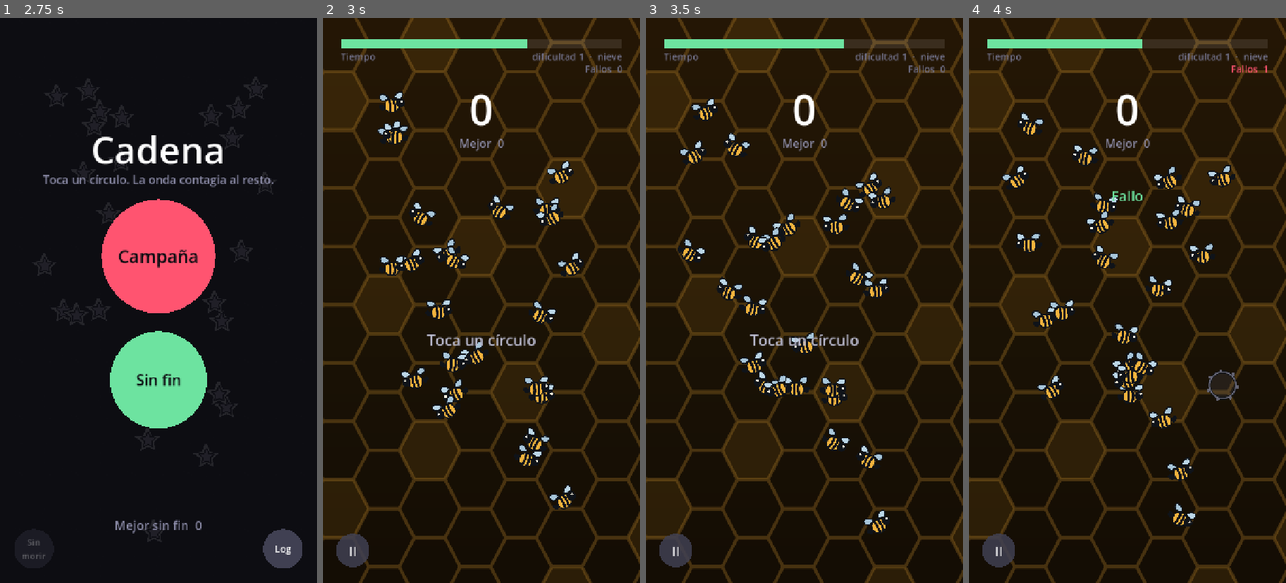
Above: before the commit, frames 1-4 (left to right).
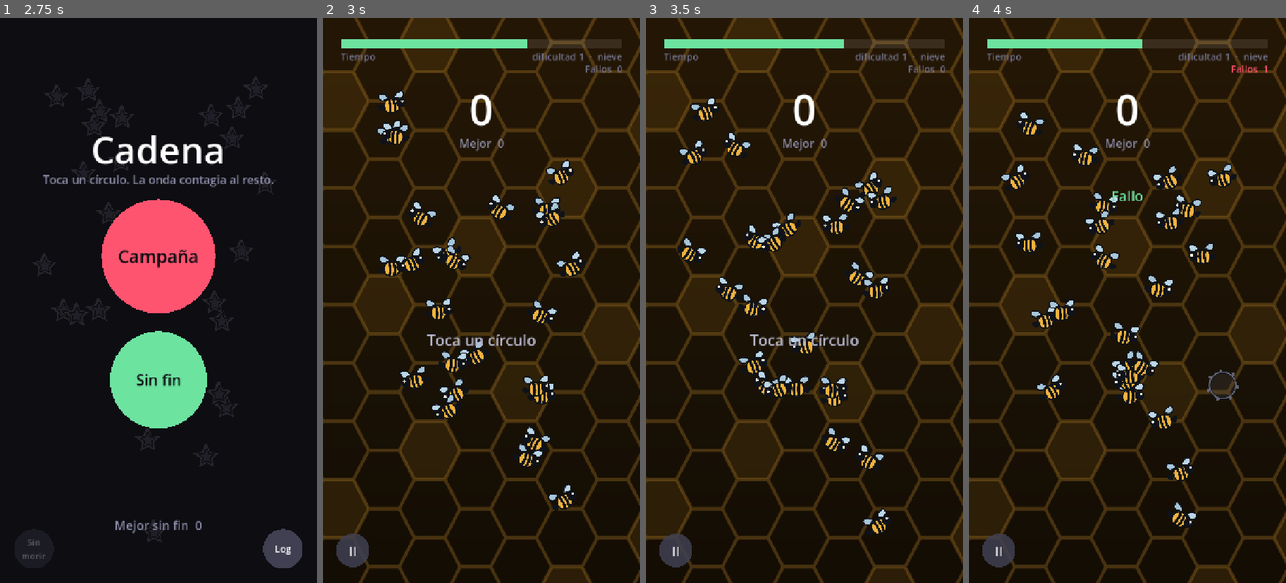
Above: after the commit, the same moments.

Repository: DanyDanny7/yesca
Game: Godot game, scene res://main.tscn
The game is run twice, just before and just after one commit, with the same random seed, the same clock (stepped at 60 frames per second) and the same inputs. Sound files missing from this copy of the repository are replaced by a short silence.
Inputs (mouse positions are in pixels of both pictures, inside the frame that each line leads up to):
- Up to frame 1 (2.75 s): move the mouse to (228, 272) at 0.52 s; click (228, 272) at 0.67 s; move the mouse to (95, 328) at 1.27 s; click (95, 328) at 1.42 s; move the mouse to (190, 176) at 2.02 s; click (190, 176) at 2.17 s
- Up to frame 2 (3 s): move the mouse to (465, 413) at 2.77 s; click (465, 413) at 2.92 s
- Up to frame 3 (3.5 s): no input
- Up to frame 4 (4 s): move the mouse to (1222, 385) at 3.52 s; click (1222, 385) at 3.67 s

Frame 1 is identical in both runs. In frame 2, 0.9% of the frame differs, in the area x 17-82%, y 12-88%; in frame 3, 1.0%, in the area x 10-80%, y 14-92%; in frame 4, 1.0%.

Commit message:
Los targets al tamano natural del diseno, y el modo sin morir deja de guardarse
FUERA LOS MULTIPLICADORES. Los diez biomas que llevaban escala propia -doble
en ocho, triple en circuito y fiesta- vuelven al tamano con el que se
dibujaron. Existieron mientras el dibujo salia a menos de la mitad del radio
de toque y habia que agrandar unos cuantos a mano; con ESCALA_VISUAL ya
ajustada al toque no hacen falta, y el tamano lo decide quien dibuja la forma
y no quien la coloca. El mecanismo se queda por si algun bioma pide una
excepcion.

EL MODO SIN MORIR YA NO SE GUARDA, y esto es lo importante del commit.

Guardarlo duro unas horas y en ese rato se colo solo: una prueba automatica lo
dejo encendido, al ganar un nivel se guardo la partida y con ella el
interruptor, y a partir de ahi TODAS las mediciones corrieron con inmortalidad
sin que nada lo dijera. Los biomas de defensa "aguantaban" cuarenta segundos
por tiempo cuando en realidad no podian morir.

Un ajuste que apaga las reglas del juego no puede sobrevivir a un reinicio: el
coste de volver a encenderlo es un toque, y el de olvidarlo encendido es no
saber que estas midiendo.

Y las tres herramientas de medida lo apagan explicitamente al arrancar. Se
mide siempre con las reglas puestas; el modo es para mirar a mano.

Con el guardado limpio, los numeros vuelven a su sitio: Asedio muere a los
5,0 s por impacto y Lluvia de meteoros a los 4,9 s, no a los 41 por tiempo.

Co-Authored-By: Claude Opus 5 <noreply@anthropic.com>

Diff:
--- a/scripts/dot.gd
+++ b/scripts/dot.gd
@@ -179,8 +179,15 @@
 ##
 ## Sale de la paleta y solo afecta al DIBUJO. `radius` no se toca: gobierna los
 ## contagios y el toque, así que subirlo cambiaría el balance del bioma por un
-## motivo estético. Un bioma con escala 2 se ve el doble de grande y encadena
-## exactamente igual que antes.
+## motivo estético.
+##
+## Ahora mismo NINGÚN bioma lo usa, y es lo correcto: existió mientras el dibujo
+## salía a menos de la mitad del radio de toque y había que agrandar unos cuantos
+## a mano. Con ESCALA_VISUAL ya ajustada al toque, cada forma se ve al tamaño con
+## el que se dibujó, que es lo que decide quien la dibuja y no quien la coloca.
+##
+## El mecanismo se queda por si algún bioma pide una excepción; el sitio para
+## cambiar el tamaño de todo es ESCALA_VISUAL.
 var escala: float = 1.0
 const ENTRADA_DUR := 0.55
 const ENTRADA_MIN := 0.28
--- a/scripts/main.gd
+++ b/scripts/main.gd
@@ -501,6 +501,16 @@
 ## interruptor ni se dibuja ni se puede tocar, así que no hay forma de que se
 ## cuele encendido. Una salvaguarda que depende de acordarse no es una
 ## salvaguarda.
+##
+## Y NO SE GUARDA. Se apaga en cada arranque, a propósito. Guardarlo duró unas
+## horas y en ese rato se coló solo: una prueba automática lo dejó encendido, al
+## ganar un nivel se guardó la partida y con ella el interruptor, y a partir de
+## ahí TODAS las mediciones corrieron con inmortalidad sin que nada lo dijera.
+## Los biomas de defensa "aguantaban" cuarenta segundos porque no podían morir.
+##
+## Un ajuste que apaga las reglas del juego no puede sobrevivir a un reinicio:
+## el coste de volver a encenderlo es un toque, y el de olvidarlo encendido es
+## no saber qué estás midiendo.
 var _sin_morir: bool = false
 
 ## Lo que falta para la próxima estrella fugaz, en segundos.
@@ -730,7 +740,6 @@
 				_ir_a(State.LOG)
 			elif OS.is_debug_build() and _btn_debug.contiene(p):
 				_sin_morir = not _sin_morir
-				_guardar()
 				_sonar(SND_POP)
 		State.SELECT:
 			if _btn_volver.contiene(p):
@@ -2433,9 +2442,6 @@
 	else:
 		vibracion = bool(cfg.get_value("opciones", "vibracion", true))
 	sacudida = bool(cfg.get_value("opciones", "sacudida", true))
-	# Solo se recupera en depuración: si un guardado con el modo encendido
-	# llegara a una compilación de publicación, se ignora.
-	_sin_morir = OS.is_debug_build() and bool(cfg.get_value("opciones", "sin_morir", false))
 	# Ojo: todos_los_niveles NO toca _nivel_max, que sigue siendo el progreso
 	# real. Solo levanta el tope del selector, así se puede curiosear la campaña
 	# entera sin perder por dónde se iba.
@@ -2449,7 +2455,6 @@
 	cfg.set_value("opciones", "musica", musica)
 	cfg.set_value("opciones", "vibracion", vibracion)
 	cfg.set_value("opciones", "sacudida", sacudida)
-	cfg.set_value("opciones", "sin_morir", _sin_morir)
 	cfg.set_value("opciones", "version", 3)
 	cfg.save(SAVE_PATH)
 
--- a/scripts/niveles.gd
+++ b/scripts/niveles.gd
@@ -247,12 +247,10 @@
 		"forma": Dot.Forma.COPO,
 		"fondo": "0f2033", "punto": "f4fbff", "onda": "8fd8ff", "radio": 10.0},
 	"Río": {
-		"escala": 0.938,
 		"telon": Fondo.Tipo.CORRIENTE,
 		"forma": Dot.Forma.PEZ,
 		"fondo": "07161c", "punto": "ffd98a", "onda": "2fd6c0", "radio": 9.0},
 	"Hormigas": {
-		"escala": 0.938,
 		"telon": Fondo.Tipo.TIERRA,
 		"forma": Dot.Forma.HORMIGA,
 		# Muchas y lentas, que es justo lo contrario que los robots. Con treinta
@@ -265,12 +263,10 @@
 		"forma": Dot.Forma.CIRCULO,
 		"fondo": "150f1a", "punto": "e6d8f7", "onda": "b45cff", "radio": 8.0},
 	"Billar": {
-		"escala": 0.938,
 		"telon": Fondo.Tipo.TAPETE, "marco": Fondo.Marco.MESA,
 		"forma": Dot.Forma.BOLA,
 		"fondo": "0a2717", "punto": "fff8e4", "onda": "ffc24d", "radio": 10.0},
 	"Panal": {
-		"escala": 0.938,
 		"telon": Fondo.Tipo.PANAL,
 		"forma": Dot.Forma.ABEJA,
 		"fondo": "17100a", "punto": "ffd24a", "onda": "ff8c1a", "radio": 9.0},
@@ -279,12 +275,10 @@
 		"forma": Dot.Forma.DRON,
 		"fondo": "060a12", "punto": "6feaff", "onda": "ff3b30", "radio": 8.0},
 	"Otoño": {
-		"escala": 0.938,
 		"telon": Fondo.Tipo.HOJAS,
 		"forma": Dot.Forma.HOJA,
 		"fondo": "1a1208", "punto": "ffb347", "onda": "ff7038", "radio": 11.0},
 	"Brasas": {
-		"escala": 0.938,
 		"telon": Fondo.Tipo.PAVESAS,
 		"forma": Dot.Forma.LLAMA,
 		"fondo": "120806", "punto": "ffca6b", "onda": "ff5a1f", "radio": 8.0},
@@ -296,12 +290,10 @@
 		"vel_mult": 1.15, "targets": 14,
 		"fondo": "0b1216", "punto": "9ee6ff", "onda": "3fd0ff", "radio": 11.0},
 	"Circuito": {
-		"escala": 1.406,
 		"telon": Fondo.Tipo.TRAZAS,
 		"forma": Dot.Forma.CHIP,
 		"fondo": "030b07", "punto": "8dffb0", "onda": "34ff88", "radio": 8.0},
 	"Ciudad de papel": {
-		"escala": 0.938,
 		"telon": Fondo.Tipo.ESTRELLAS,
 		"banda": Fondo.Tipo.HORIZONTE, "banda_color": "ffc879",
 		"forma": Dot.Forma.AVION,
@@ -311,13 +303,11 @@
 		"forma": Dot.Forma.BURBUJA,
 		"fondo": "0c1d24", "punto": "d9f7ff", "onda": "7fe3ff", "radio": 11.0},
 	"Fiesta": {
-		"escala": 1.406,
 		"telon": Fondo.Tipo.CONFETI,
 		"banda": Fondo.Tipo.BANDERINES, "banda_color": "ffd66b",
 		"forma": Dot.Forma.GLOBO,
 		"fondo": "180f26", "punto": "ff8ad0", "onda": "ff5fd0", "radio": 11.0},
 	"Asedio": {
-		"escala": 0.938,
 		"telon": Fondo.Tipo.ESTELAS,
 		"banda": Fondo.Tipo.HORIZONTE_ROTO, "banda_color": "ff7a3c",
 		"forma": Dot.Forma.MISIL,
--- a/tools/capturar.gd
+++ b/tools/capturar.gd
@@ -30,6 +30,10 @@
 	root.add_child(vp)
 	var main = load("res://main.tscn").instantiate()
 	vp.add_child(main)
+	# Se mide SIEMPRE con las reglas puestas. El modo sin morir es para
+	# mirar a mano, no para medir: una vez se coló encendido en el guardado y
+	# durante horas todo se midió con inmortalidad sin que nada lo dijera.
+	main._sin_morir = false
 	await process_frame
 	await process_frame
 
--- a/tools/simulacion.gd
+++ b/tools/simulacion.gd
@@ -52,6 +52,10 @@
 	var main = load("res://main.tscn").instantiate()
 	main.target_dots = 44
 	root.add_child(main)
+	# Se mide SIEMPRE con las reglas puestas. El modo sin morir es para
+	# mirar a mano, no para medir: una vez se coló encendido en el guardado y
+	# durante horas todo se midió con inmortalidad sin que nada lo dijera.
+	main._sin_morir = false
 	await process_frame
 	await process_frame
 
--- a/tools/verificar.gd
+++ b/tools/verificar.gd
@@ -39,6 +39,10 @@
 	root.add_child(vp)
 	var main = load("res://main.tscn").instantiate()
 	vp.add_child(main)
+	# Se mide SIEMPRE con las reglas puestas. El modo sin morir es para
+	# mirar a mano, no para medir: una vez se coló encendido en el guardado y
+	# durante horas todo se midió con inmortalidad sin que nada lo dijera.
+	main._sin_morir = false
 	await process_frame
 	await process_frame
 
